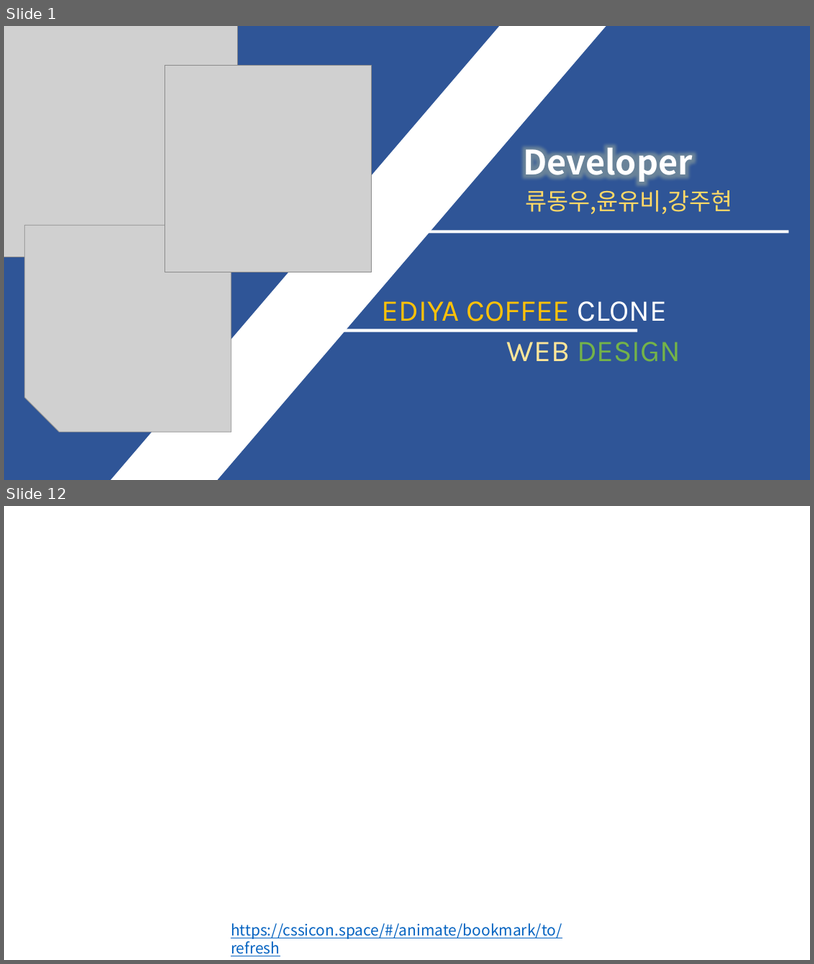
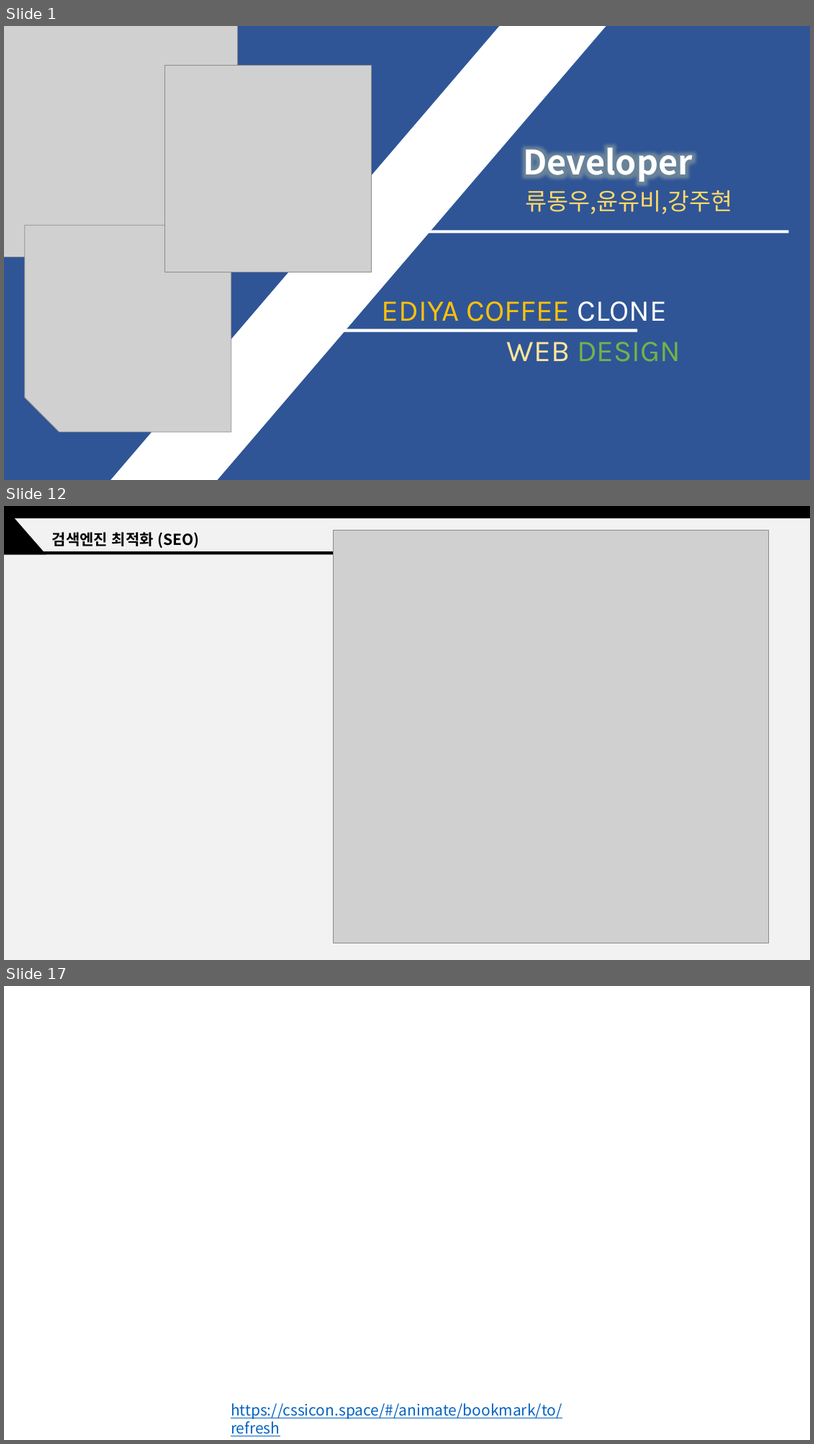
Before and after one commit to jjub0217/ediya3, a slide deck: 윤유비_발표자료.pptx. Shown one above the other, each under a label of ours: slides 1 and 12 before the commit, slides 1, 12 and 17 after it; the slides between them are not shown. The pictures are 814x964 and 814x1444 pixels, drawn with LibreOffice and Linux fonts; fonts in the diff are those of the drawing; grey boxes stand for pictures; background and template pictures are left out. Boxes give left, top, right and bottom in pixels: in the first picture for what was removed or moved away, otherwise in the second. Text is boxed around its words. In the diff, an @@ line names an element or a change of style, - is before the commit and + after.

```diff
--- a/윤유비_발표자료.pptx
+++ b/윤유비_발표자료.pptx
@@ slide 12 added at <box>4,506,810,960</box>, background #FFFFFF @@
@@ rectangle added at <box>4,506,810,960</box>, fill #F2F2F2 @@
@@ triangle added at <box>4,506,46,554</box>, fill #000000 @@
@@ rectangle added at <box>4,506,810,518</box>, fill #000000 @@
@@ text added at <box>52,532,200,548</box>, 18 pt, text #000000, bold @@
+검색엔진 최적화 (SEO)
@@ picture added at <box>334,530,769,943</box> @@
@@ rectangle added at <box>4,551,341,554</box>, fill #000000 @@
@@ what was slide 12 is now slide 17 @@
```
Also in this commit, not shown: 9 slides changed, 5 other slides added, 1 slide removed, 3 other files.
